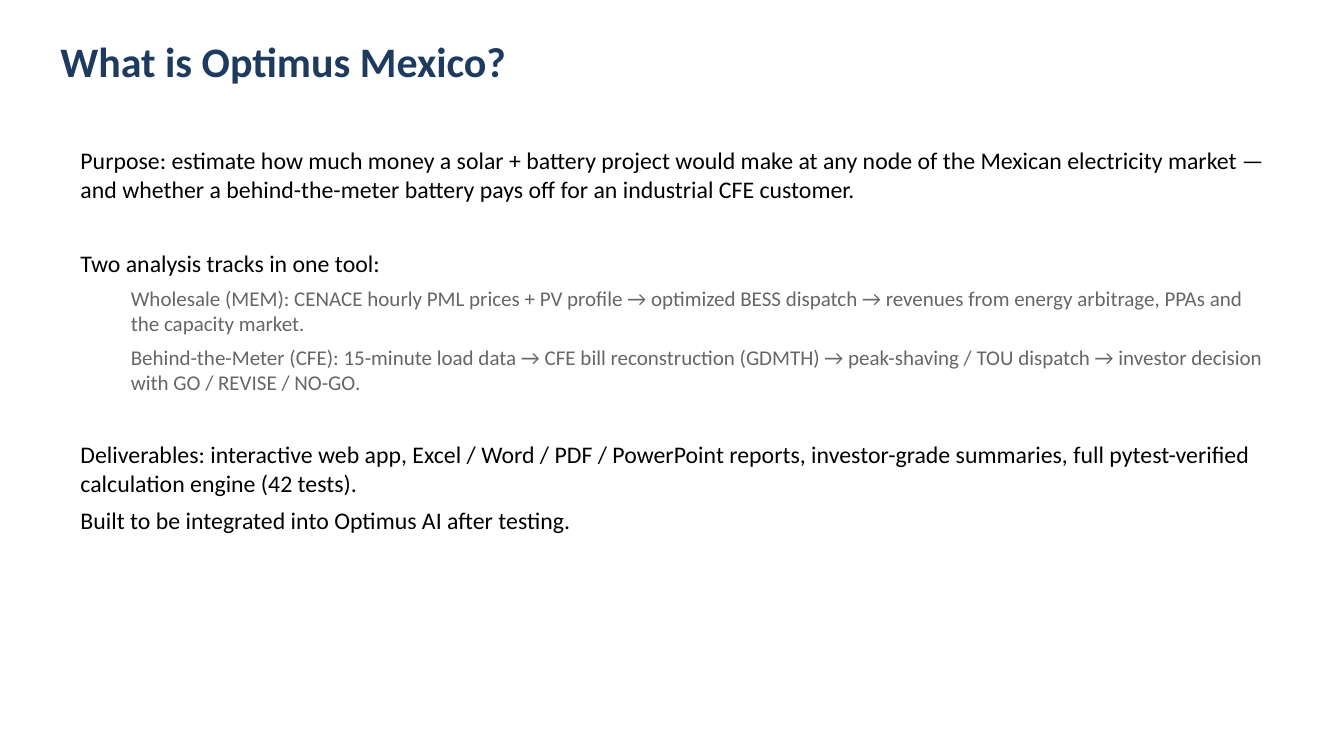
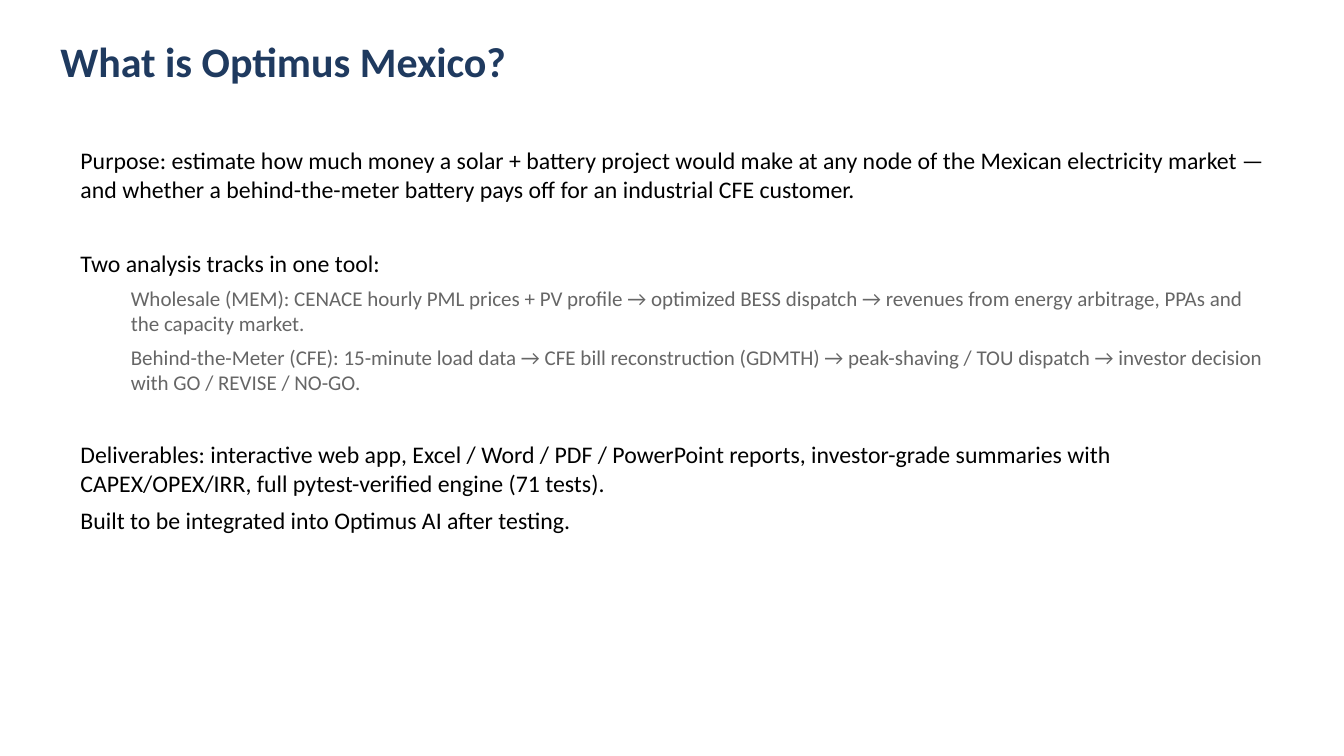
Before and after one commit to claudioalemany-max/Optimus_Mexico, a slide deck: slide 2 of docs/Optimus_Mexico_Presentation.pptx. Drawn at 1344x756 pixels with LibreOffice and Linux fonts; fonts in the diff are those of the drawing. Boxes give left, top, right and bottom in pixels: in the first picture for what was removed or moved away, otherwise in the second. Text is boxed around its words. In the diff, an @@ line names an element or a change of style, - is before the commit and + after.

```diff
--- a/docs/Optimus_Mexico_Presentation.pptx
+++ b/docs/Optimus_Mexico_Presentation.pptx
@@ text at (80,446,1110,496): text changed @@
-Deliverables: interactive web app, Excel / Word / PDF / PowerPoint reports, investor-grade summaries, full pytest-verified calculation engine (42 tests).
+Deliverables: interactive web app, Excel / Word / PDF / PowerPoint reports, investor-grade summaries with CAPEX/OPEX/IRR, full pytest-verified engine (71 tests).
```
Also in this commit, not shown: 7 other slides changed, 26 other files.
